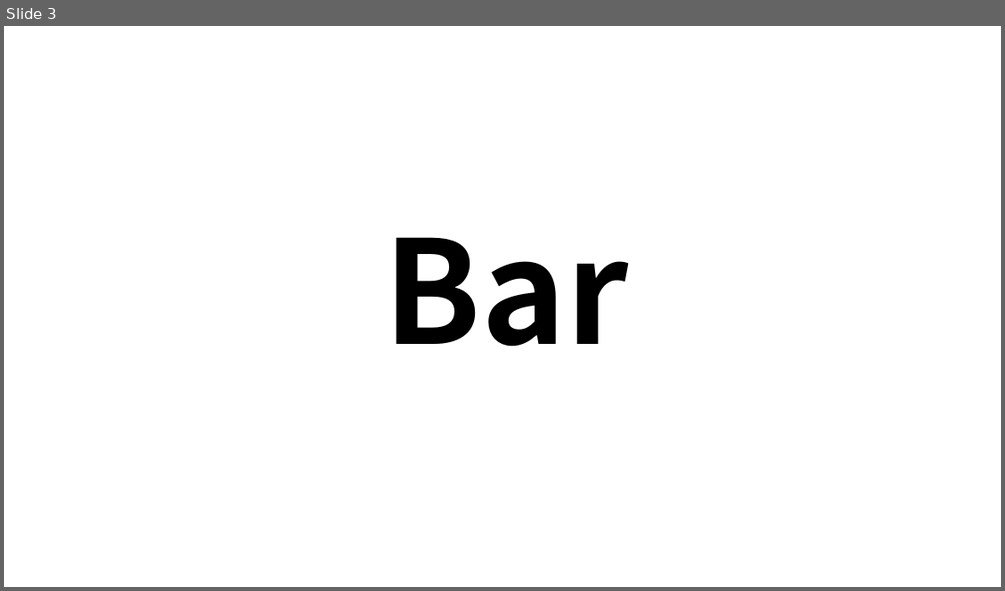
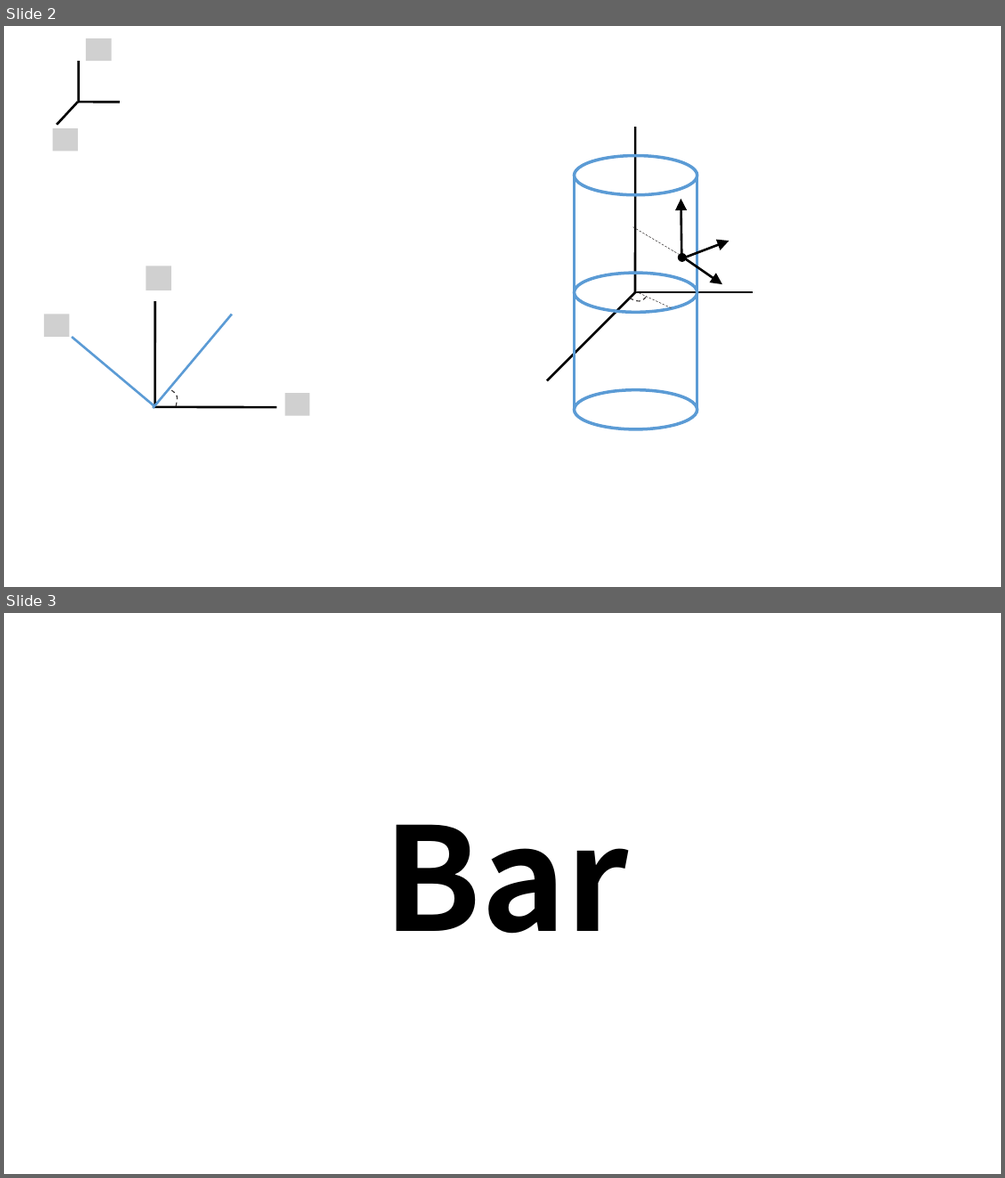
Before and after one commit to kms0523/Study, a slide deck: 그림.pptx. Shown one above the other, each under a label of ours: slide 3 before the commit, slides 2 and 3 after it. The pictures are 1005x591 and 1005x1178 pixels, drawn with LibreOffice and Linux fonts; fonts in the diff are those of the drawing; grey boxes stand for pictures; background and template pictures are left out. Boxes give left, top, right and bottom in pixels: in the first picture for what was removed or moved away, otherwise in the second. Text is boxed around its words. In the diff, an @@ line names an element or a change of style, - is before the commit and + after.

```diff
--- a/그림.pptx
+++ b/그림.pptx
@@ slide 2 added at (x1=4, y1=26, x2=1001, y2=587), background #FFFFFF @@
@@ picture added at (x1=86, y1=38, x2=111, y2=61) @@
@@ line added from (79, 103) to (79, 61), #000000 2.25 pt @@
@@ line added from (57, 125) to (78, 102), #000000 2.25 pt @@
@@ line added from (78, 102) to (120, 103), #000000 2.25 pt @@
@@ picture added at (x1=53, y1=128, x2=78, y2=151) @@
@@ line added from (635, 292) to (635, 127), #000000 2.25 pt @@
@@ ellipse added at (x1=574, y1=155, x2=697, y2=195), outline #5B9BD5 3 pt @@
@@ line added from (574, 176) to (574, 410), #5B9BD5 3 pt @@
@@ line added from (697, 176) to (697, 410), #5B9BD5 3 pt @@
@@ arrow added from (681, 257) to (680, 199), #000000 2.25 pt @@
@@ line added from (633, 227) to (680, 254), #3B3838 0.5 pt dashed @@
@@ ellipse added at (x1=678, y1=253, x2=687, y2=263), fill #000000 @@
@@ arrow added from (685, 258) to (722, 284), #000000 2.25 pt @@
@@ arrow added from (685, 257) to (729, 240), #000000 2.25 pt @@
@@ picture added at (x1=146, y1=266, x2=171, y2=290) @@
@@ line added from (547, 380) to (635, 292), #000000 2.25 pt @@
@@ ellipse added at (x1=574, y1=273, x2=697, y2=313), outline #5B9BD5 3 pt @@
@@ line added from (635, 292) to (753, 292), #000000 2.25 pt @@
@@ line added from (636, 291) to (672, 309), #3B3838 0.5 pt dashed @@
@@ picture added at (x1=44, y1=313, x2=69, y2=337) @@
@@ line added from (153, 408) to (232, 313), #5B9BD5 2.25 pt @@
@@ line added from (155, 408) to (155, 301), #000000 2.25 pt @@
@@ freeform shape added at (x1=629, y1=297, x2=646, y2=301), outline #3B3838 1 pt dashed @@
@@ line added from (154, 407) to (72, 338), #5B9BD5 2.25 pt @@
@@ freeform shape added at (x1=171, y1=390, x2=179, y2=407), outline #3B3838 1 pt dashed @@
@@ picture added at (x1=285, y1=394, x2=310, y2=416) @@
@@ ellipse added at (x1=574, y1=390, x2=697, y2=430), outline #5B9BD5 3 pt @@
@@ line added from (153, 407) to (277, 408), #000000 2.25 pt @@
```
Also in this commit, not shown: 1 other slide added, 9 other files.
